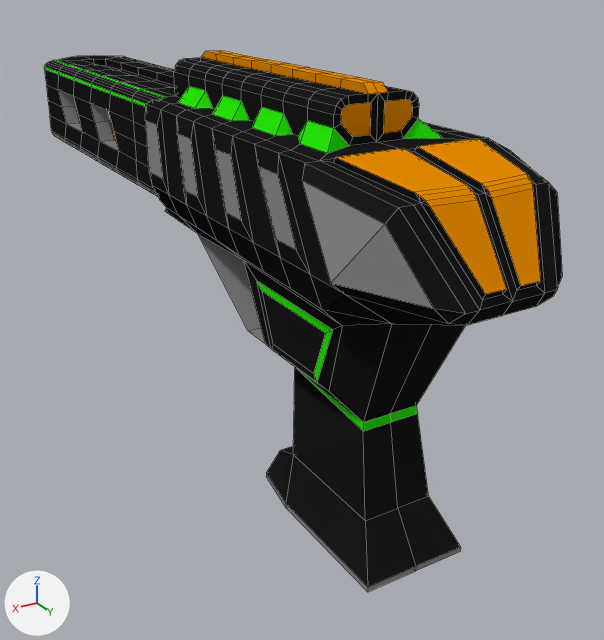
One commit to the Blender file Model_Sources/PewPew.blend: the scene before it, then after it.
The view is the same before and after, from a 50 mm camera at (1.37, 2.17, 0.86) aimed at (-0.22, -0.48, -0.46). Arrows for +X, +Y and +Z are at lower left; the lights stay in place. Mesh edges are drawn as thin lines. The same objects are shown in both versions, whatever each file hides.

Before the edit, the objects in view are built like this:
```python
me_cube = bpy.data.meshes.new('Cube')
me_cube.from_pydata(...)  # 463 vertices, 412 faces; spans x 0.0..0.34, y -2.37..0.85, z -0.88..0.56
# faces by material slot: [307, 38, 30, 37]
me_cube.materials.append(mat_material)  # black #1c1c1c
me_cube.materials.append(mat_material_001)  # grey #8d8d8d
me_cube.materials.append(mat_material_002)  # green #27e709
me_cube.materials.append(mat_material_003)  # orange #e78c00
# before: 45 (0.3, 0.4, 0.4) at pixel (304, 162), 47 (0.3, 0.58, 0.11) at pixel (343, 293), 49 (0.24, 0.7, 0.35) at pixel (398, 207), 50 (0.15, 0.85, 0.12) at pixel (465, 313), 88 (0.34, 0.45, 0.37) at pixel (301, 180)
# before: 89 (0.34, 0.58, 0.15) at pixel (330, 283), 92 (0.27, 0.7, 0.31) at pixel (384, 224), 93 (0.21, 0.81, 0.13) at pixel (433, 308), 442 (0.02, 0.43, 0.41) at pixel (403, 148), 443 (0.02, 0.85, 0.16) at pixel (506, 289)
# before: 444 (0.23, 0.43, 0.41) at pixel (335, 157), 445 (0.09, 0.85, 0.16) at pixel (485, 294), 452 (0.18, 0.68, 0.37) at pixel (414, 192), 458 (0.17, 0.82, 0.09) at pixel (448, 323)
ob_cube = bpy.data.objects.new('Cube', me_cube)
ob_cube.location = (0.0, 0.0, 0.0)
_m = ob_cube.modifiers.new('Mirror', 'MIRROR')
_m.use_clip = True
```
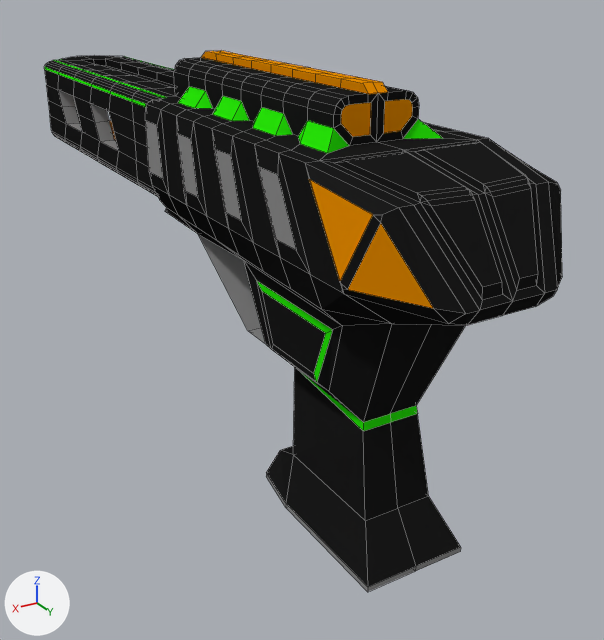
The change, as a diff of the scene's bpy script:
```diff
--- a/Model_Sources/PewPew.blend.py
+++ b/Model_Sources/PewPew.blend.py
@@ me_cube @@
 # used by ob_cube; location = (0.0, 0.0, 0.0)
 # verts and faces of me_cube; kept vertices keep their numbers, new ones are numbered from 463
-me_cube.from_pydata(...)  # 463 vertices, 412 faces; spans x 0.0..0.34, y -2.37..0.85, z -0.88..0.56
+me_cube.from_pydata(...)  # 467 vertices, 415 faces; spans x 0.0..0.32, y -2.37..0.85, z -0.88..0.56
+# me_cube part 1
+delete_vertices([89, 92])  # with the faces that use them
+verts[88] = (0.32, 0.45, 0.37)  # moved, pixel (308, 178)
+verts[442] = (0.03, 0.45, 0.41)  # moved, pixel (406, 151)
+verts[443] = (0.03, 0.84, 0.17)  # moved, pixel (502, 282)
+verts[444] = (0.22, 0.45, 0.41)  # moved, pixel (343, 160)
+verts[445] = (0.09, 0.84, 0.17)  # moved, pixel (482, 287)
+verts[452] = (0.17, 0.68, 0.37)  # moved, pixel (416, 192)
+verts[463] = (0.32, 0.62, 0.14)  # pixel (347, 289)
+verts[464] = (0.32, 0.6, 0.15)  # pixel (339, 282)
+verts[465] = (0.32, 0.6, 0.13)  # pixel (342, 290)
+verts[466] = (0.29, 0.68, 0.33)  # pixel (372, 214)
+verts[467] = (0.28, 0.7, 0.32)  # pixel (380, 222)
+verts[468] = (0.28, 0.69, 0.34)  # pixel (382, 214)
+faces += [(45, 47, 465, 464, 88), (45, 88, 466, 468, 49), (47, 458, 93, 463, 465), (49, 468, 467, 93, 50), (463, 464, 465), (466, 467, 468)]  # mat_material (black #1c1c1c)
+faces += [(463, 467, 466, 464)]  # mat_material (black #1c1c1c)
+faces += [(93, 467, 463), (88, 464, 466)]  # mat_material_003 (orange #e78c00)
+# me_cube part 2: 5 faces spanning x 0.03..0.22, y 0.45..0.84, z 0.17..0.41 switch from mat_material_003 (orange #e78c00) to mat_material (black #1c1c1c)
 me_cube.materials.append(mat_material_001)
```

Changed parts and their boxes [x1, y1, x2, y2] in the pictures (604 x 640 px; the box of a moved part takes in the faces that stretch with it):
part 1 of me_cube, moved or reshaped: before [302, 139, 562, 324]; after [305, 139, 562, 324]
part 2 of me_cube, recoloured (orange to black): [416, 175, 538, 287] in both
